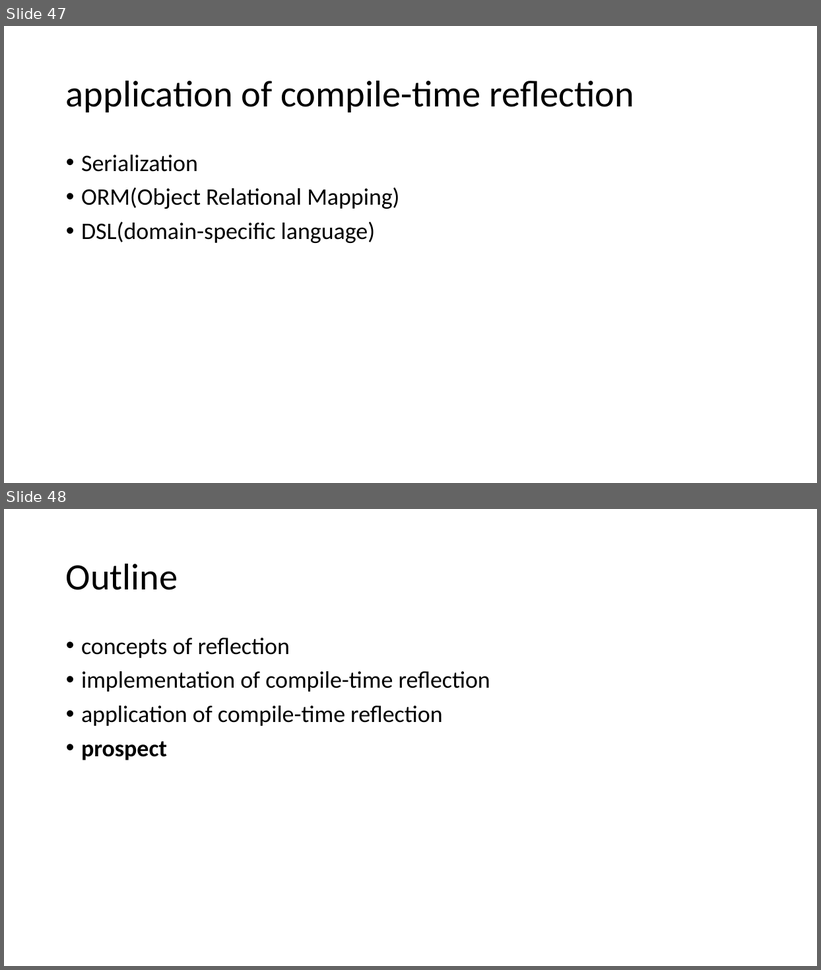
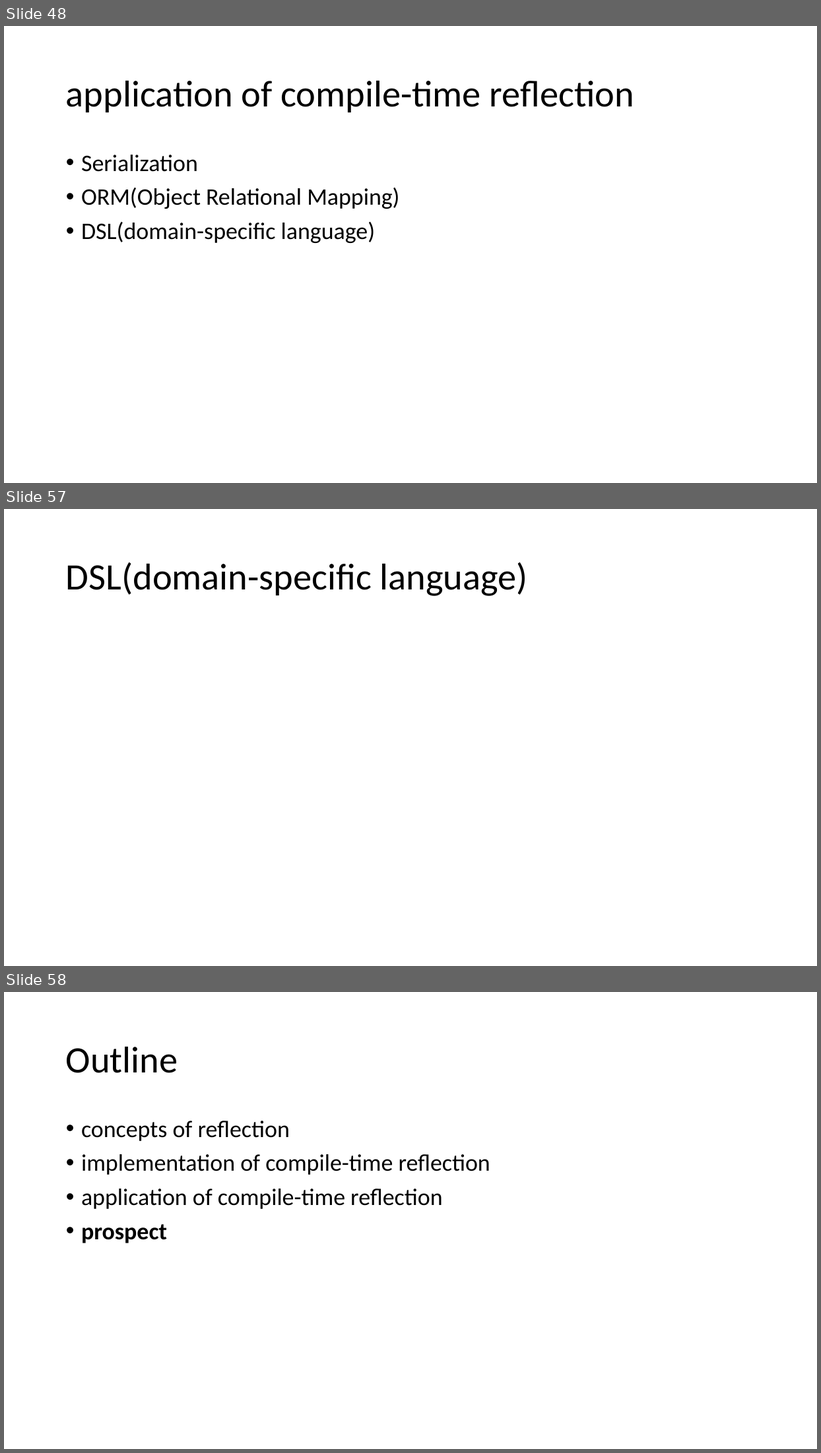
Before and after one commit to qicosmos/cppcon2017, a slide deck: cppcon2017.pptx. Shown one above the other, each under a label of ours: slides 47 and 48 before the commit, slides 48, 57 and 58 after it; the slides between them are not shown. The pictures are 821x970 and 821x1453 pixels, drawn with LibreOffice and Linux fonts; fonts in the diff are those of the drawing. Boxes give left, top, right and bottom in pixels: in the first picture for what was removed or moved away, otherwise in the second. Text is boxed around its words. In the diff, an @@ line names an element or a change of style, - is before the commit and + after.

```diff
--- a/cppcon2017.pptx
+++ b/cppcon2017.pptx
@@ slide 57 added at box(4, 509, 817, 966), background #FFFFFF @@
@@ title added at box(66, 562, 528, 596), 44 pt, text #000000 @@
+DSL(domain-specific language)
@@ what was slide 47 is now slide 48 @@
@@ what was slide 48 is now slide 58 @@
```
Also in this commit, not shown: 1 slide changed, 9 other slides added.
